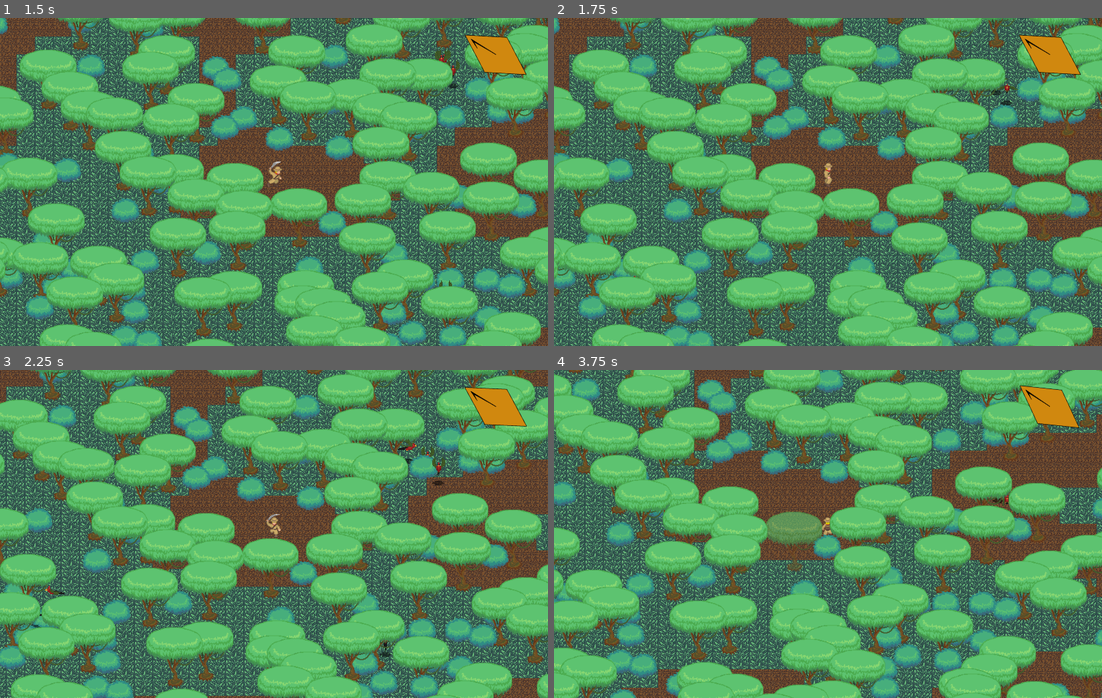
Above: before the commit, frames 1-4 (two rows, left to right).
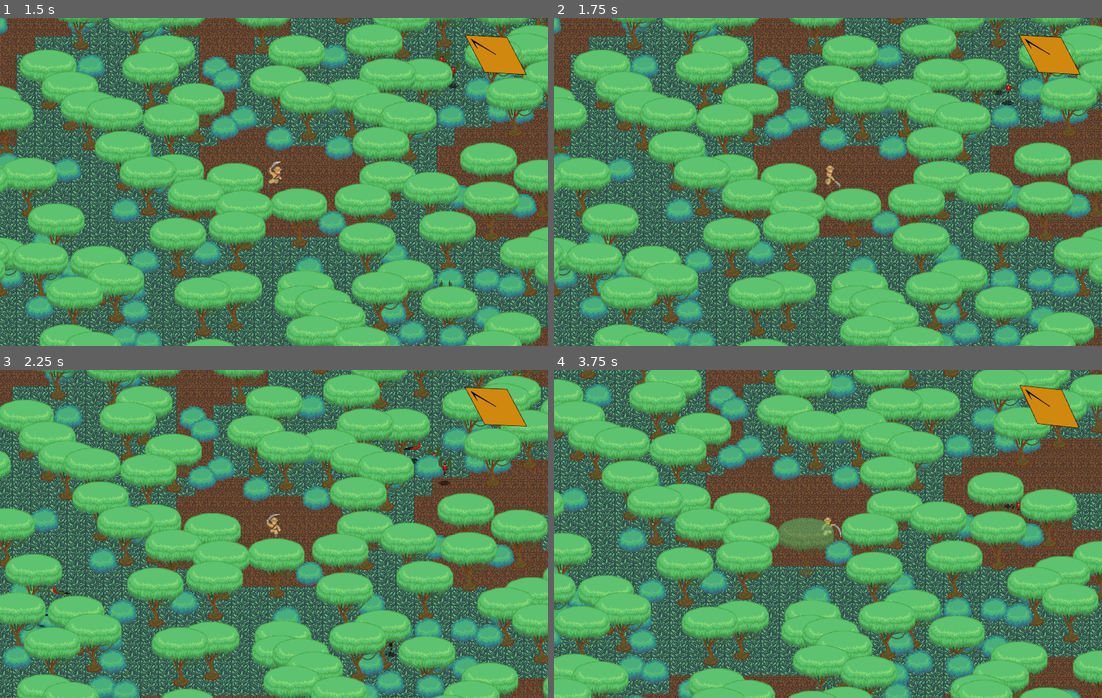
Above: after the commit, the same moments.

Repository: gamkedo-la/Jungle-Adventure
Game: Godot game, scene res://StartMenu.tscn
Two runs of this game, one before a commit and one after it. Both use one fixed random seed, a clock stepped at 60 frames per second and the inputs below.
Inputs:
- Up to frame 1 (1.5 s): click "PLAY" at 0.5 s; hold Right (ui_right) from 1.28 s (still down); tap C (action) at 1.35 s
- Up to frame 2 (1.75 s): keep holding Right (ui_right)
- Up to frame 3 (2.25 s): release Right (ui_right) at 2.03 s; hold Down (ui_down) from 2.03 s (still down); tap C (action) at 2.1 s
- Up to frame 4 (3.75 s): release Down (ui_down) at 2.78 s; hold Right (ui_right) 2.78-3.53 s; tap C (action) at 2.85, 3.6 s; hold Up (ui_up) from 3.53 s (still down)

Frame 1 is identical in both runs. In frame 2, 34% of the frame differs, in the area x 0-100%, y 0-100%; in frame 3, 43%; in frame 4, 60%.

Commit message:
General tuning

Diff:
--- a/Landmarks.tscn
+++ b/Landmarks.tscn
@@ -1,11 +1,11 @@
-[gd_scene load_steps=18 format=2]
+[gd_scene load_steps=19 format=2]
 
 [ext_resource path="res://Room.tscn" type="PackedScene" id=1]
 [ext_resource path="res://Temp_tileset.png" type="Texture" id=2]
 [ext_resource path="res://Landmarks/BurpingClam.tscn" type="PackedScene" id=3]
 [ext_resource path="res://Plant/Temp-Bush.tscn" type="PackedScene" id=4]
 [ext_resource path="res://Plant/Temp-Tree.tscn" type="PackedScene" id=5]
-[ext_resource path="res://Landmarks/PirateShip/pirate-ship.png" type="Texture" id=6]
+[ext_resource path="res://Landmarks/PirateShip/pirate-ship-anim.png" type="Texture" id=6]
 [ext_resource path="res://Effects/Bubbles.tscn" type="PackedScene" id=7]
 
 [sub_resource type="ConvexPolygonShape2D" id=1]
@@ -92,19 +92,36 @@
 resource_local_to_scene = true
 extents = Vector2( 576, 384 )
 
-[sub_resource type="Gradient" id=5]
+[sub_resource type="Animation" id=5]
+resource_name = "Idle"
+length = 3.5
+loop = true
+tracks/0/type = "value"
+tracks/0/path = NodePath("Sprite:frame")
+tracks/0/interp = 1
+tracks/0/loop_wrap = true
+tracks/0/imported = false
+tracks/0/enabled = true
+tracks/0/keys = {
+"times": PoolRealArray( 0, 0.6, 1.1, 2, 2.5, 3 ),
+"transitions": PoolRealArray( 1, 1, 1, 1, 1, 1 ),
+"update": 1,
+"values": [ 0, 1, 2, 3, 4, 5 ]
+}
+
+[sub_resource type="Gradient" id=6]
 colors = PoolColorArray( 1, 1, 1, 1, 1, 1, 1, 0.00392157 )
 
-[sub_resource type="GradientTexture" id=6]
-gradient = SubResource( 5 )
-
-[sub_resource type="Curve" id=7]
+[sub_resource type="GradientTexture" id=7]
+gradient = SubResource( 6 )
+
+[sub_resource type="Curve" id=8]
 _data = [ Vector2( 0.00757576, 0.0818182 ), 0.0, 0.0, 0, 0, Vector2( 1, 0.322727 ), 0.0, 0.0, 0, 0 ]
 
-[sub_resource type="CurveTexture" id=8]
-curve = SubResource( 7 )
-
-[sub_resource type="ParticlesMaterial" id=9]
+[sub_resource type="CurveTexture" id=9]
+curve = SubResource( 8 )
+
+[sub_resource type="ParticlesMaterial" id=10]
 emission_shape = 2
 emission_box_extents = Vector3( 1.16, 1, 1 )
 flag_disable_z = true
@@ -142,7 +159,7 @@
 shape = SubResource( 4 )
 
 [node name="BurpingClam" parent="0/ForMemberBranch" index="0" instance=ExtResource( 3 )]
-position = Vector2( 609.072, 272.901 )
+position = Vector2( 574.149, 355.446 )
 
 [node name="Temp-Tree" parent="0/ForMemberBranch" index="1" instance=ExtResource( 5 )]
 position = Vector2( 163.79, 617.361 )
@@ -313,17 +330,22 @@
 position = Vector2( 750.1, 69.9245 )
 scale = Vector2( 2.5, 2.3 )
 texture = ExtResource( 6 )
+hframes = 6
+frame = 4
+
+[node name="AnimationPlayer" type="AnimationPlayer" parent="3/ForMemberBranch/Ship"]
+anims/Idle = SubResource( 5 )
 
 [node name="Particles2D" parent="3/ForMemberBranch/Ship" instance=ExtResource( 7 )]
 position = Vector2( 887.83, 286.055 )
 amount = 1
-process_material = SubResource( 9 )
+process_material = SubResource( 10 )
 
 [node name="StaticBody2D" type="StaticBody2D" parent="3/ForMemberBranch/Ship"]
 
 [node name="CollisionShape2D" type="CollisionShape2D" parent="3/ForMemberBranch/Ship/StaticBody2D"]
 position = Vector2( 755.722, 264.451 )
-shape = SubResource( 10 )
+shape = SubResource( 11 )
 
 [node name="Temp-Tree" parent="3/ForMemberBranch" index="1" instance=ExtResource( 5 )]
 position = Vector2( 1068.47, 609.743 )
--- a/Landmarks/BurpingClam.tscn
+++ b/Landmarks/BurpingClam.tscn
@@ -147,6 +147,10 @@
 "values": [ 1.0, 0.5 ]
 }
 
+[sub_resource type="CapsuleShape2D" id=3]
+radius = 52.5667
+height = 74.9885
+
 [node name="BurpingClam" type="Node2D"]
 script = ExtResource( 2 )
 
@@ -157,6 +161,7 @@
 frame = 9
 
 [node name="Sprite2" type="Sprite" parent="."]
+position = Vector2( 0, -81.1732 )
 texture = ExtResource( 4 )
 hframes = 6
 frame = 1
@@ -167,7 +172,7 @@
 anims/onc = SubResource( 2 )
 
 [node name="ClamBubbles" parent="." instance=ExtResource( 3 )]
-position = Vector2( 9.12205, -40.2715 )
+position = Vector2( 9.12205, -121.445 )
 emitting = false
 amount = 500
 lifetime = 4.43809
@@ -175,13 +180,21 @@
 explosiveness = 0.666628
 
 [node name="ClamBubblesL" parent="." instance=ExtResource( 3 )]
-position = Vector2( -118.953, 10.0816 )
+position = Vector2( -118.953, -71.0916 )
 scale = Vector2( 0.75, 1 )
 emitting = false
 amount = 200
 
 [node name="ClamBubblesR" parent="." instance=ExtResource( 3 )]
-position = Vector2( 100.037, 35.5227 )
+position = Vector2( 100.037, -45.6505 )
 scale = Vector2( 0.65, 0.65 )
 emitting = false
 amount = 200
+
+[node name="Area2D" type="Area2D" parent="."]
+position = Vector2( 0, -81.1732 )
+
+[node name="CollisionShape2D" type="CollisionShape2D" parent="Area2D"]
+position = Vector2( 0.943878, 50.0253 )
+rotation = 1.5708
+shape = SubResource( 3 )
--- a/Plant/Temp-Bush.tscn
+++ b/Plant/Temp-Bush.tscn
@@ -21,10 +21,10 @@
 tracks/0/imported = false
 tracks/0/enabled = true
 tracks/0/keys = {
-"times": PoolRealArray( 0, 7.4, 15, 23.1, 30 ),
-"transitions": PoolRealArray( 1, 1, 1, 1, 1 ),
-"update": 1,
-"values": [ 11, 3, 2, 1, 0 ]
+"times": PoolRealArray( 0, 27.6 ),
+"transitions": PoolRealArray( 1, 1 ),
+"update": 1,
+"values": [ 11, 0 ]
 }
 tracks/1/type = "value"
 tracks/1/path = NodePath("CollisionShape2D:disabled")
@@ -33,10 +33,10 @@
 tracks/1/imported = false
 tracks/1/enabled = true
 tracks/1/keys = {
-"times": PoolRealArray( 7.6, 23.4 ),
+"times": PoolRealArray( 0, 29.1 ),
 "transitions": PoolRealArray( 1, 1 ),
 "update": 1,
-"values": [ false, false ]
+"values": [ true, false ]
 }
 tracks/2/type = "method"
 tracks/2/path = NodePath(".")
@@ -45,7 +45,7 @@
 tracks/2/imported = false
 tracks/2/enabled = true
 tracks/2/keys = {
-"times": PoolRealArray( 7.4 ),
+"times": PoolRealArray( 30 ),
 "transitions": PoolRealArray( 1 ),
 "values": [ {
 "args": [ 1 ],
@@ -59,17 +59,28 @@
 tracks/3/imported = false
 tracks/3/enabled = true
 tracks/3/keys = {
-"times": PoolRealArray( 0, 6.4, 7.4, 7.6, 14, 15, 15.4, 22.1, 23.1, 23.4, 29 ),
-"transitions": PoolRealArray( 1, 0.5, 0.732043, 1, 0.554785, 0.63728, 1, 0.732043, 0.757858, 1, 0.659754 ),
-"update": 0,
-"values": [ Color( 1, 1, 1, 0 ), Color( 1, 1, 1, 1 ), Color( 1, 1, 1, 0 ), Color( 1, 1, 1, 1 ), Color( 1, 1, 1, 1 ), Color( 1, 1, 1, 0 ), Color( 1, 1, 1, 1 ), Color( 1, 1, 1, 1 ), Color( 1, 1, 1, 0 ), Color( 1, 1, 1, 1 ), Color( 1, 1, 1, 1 ) ]
-}
-
-[sub_resource type="AudioStreamRandomPitch" id=7]
+"times": PoolRealArray( 0, 10.1 ),
+"transitions": PoolRealArray( 1, 4 ),
+"update": 0,
+"values": [ Color( 1, 1, 1, 0 ), Color( 1, 1, 1, 1 ) ]
+}
+tracks/4/type = "value"
+tracks/4/path = NodePath("Sprite:scale")
+tracks/4/interp = 1
+tracks/4/loop_wrap = true
+tracks/4/imported = false
+tracks/4/enabled = true
+tracks/4/keys = {
+"times": PoolRealArray( 0, 27.5, 27.6 ),
+"transitions": PoolRealArray( 1, 1, 1 ),
+"update": 0,
+"values": [ Vector2( 1, 1 ), Vector2( 2.5, 2.5 ), Vector2( 2, 2 ) ]
+}
+
+[sub_resource type="AudioStreamRandomPitch" id=4]
 audio_stream = ExtResource( 4 )
 
-[sub_resource type="Animation" id=4]
-resource_name = "Hit 1"
+[sub_resource type="Animation" id=5]
 tracks/0/type = "value"
 tracks/0/path = NodePath("Sprite:frame")
 tracks/0/interp = 1
@@ -121,7 +132,7 @@
 } ]
 }
 
-[sub_resource type="Animation" id=5]
+[sub_resource type="Animation" id=6]
 length = 0.1
 tracks/0/type = "value"
 tracks/0/path = NodePath("Sprite:frame")
@@ -147,8 +158,32 @@
 "update": 1,
 "values": [ false ]
 }
-
-[sub_resource type="CircleShape2D" id=6]
+tracks/2/type = "value"
+tracks/2/path = NodePath("Sprite:scale")
+tracks/2/interp = 1
+tracks/2/loop_wrap = true
+tracks/2/imported = false
+tracks/2/enabled = true
+tracks/2/keys = {
+"times": PoolRealArray( 0.1 ),
+"transitions": PoolRealArray( 1 ),
+"update": 0,
+"values": [ Vector2( 2, 2 ) ]
+}
+tracks/3/type = "value"
+tracks/3/path = NodePath("Sprite:self_modulate")
+tracks/3/interp = 1
+tracks/3/loop_wrap = true
+tracks/3/imported = false
+tracks/3/enabled = true
+tracks/3/keys = {
+"times": PoolRealArray( 0.1 ),
+"transitions": PoolRealArray( 1 ),
+"update": 0,
+"values": [ Color( 1, 1, 1, 1 ) ]
+}
+
+[sub_resource type="CircleShape2D" id=7]
 radius = 29.0
 
 [node name="Temp-Bush" type="StaticBody2D"]
@@ -162,24 +197,22 @@
 scale = Vector2( 2, 2 )
 texture = ExtResource( 1 )
 hframes = 12
-frame = 7
 
 [node name="AnimationPlayer" type="AnimationPlayer" parent="."]
 autoplay = "Idle"
 anims/Grow = SubResource( 3 )
-"anims/Hit 1" = SubResource( 4 )
-anims/Idle = SubResource( 5 )
+"anims/Hit 1" = SubResource( 5 )
+anims/Idle = SubResource( 6 )
 
 [node name="CollisionShape2D" type="CollisionShape2D" parent="."]
-shape = SubResource( 6 )
-disabled = true
+shape = SubResource( 7 )
 
 [node name="Area2D" type="Area2D" parent="."]
 collision_layer = 0
 collision_mask = 8
 
 [node name="CollisionShape2D" type="CollisionShape2D" parent="Area2D"]
-shape = SubResource( 6 )
+shape = SubResource( 7 )
 
 [node name="AudioStreamPlayer2D" type="AudioStreamPlayer2D" parent="."]
 bus = "SFX"
--- a/Plant/Temp-Tree.tscn
+++ b/Plant/Temp-Tree.tscn
@@ -41,36 +41,25 @@
 "update": 1,
 "values": [ true ]
 }
-tracks/2/type = "method"
-tracks/2/path = NodePath(".")
+tracks/2/type = "value"
+tracks/2/path = NodePath("RenderArea2D/CollisionShape2D:disabled")
 tracks/2/interp = 1
 tracks/2/loop_wrap = true
 tracks/2/imported = false
 tracks/2/enabled = true
 tracks/2/keys = {
-"times": PoolRealArray(  ),
-"transitions": PoolRealArray(  ),
-"values": [  ]
+"times": PoolRealArray( 0 ),
+"transitions": PoolRealArray( 1 ),
+"update": 1,
+"values": [ true ]
 }
 tracks/3/type = "value"
-tracks/3/path = NodePath("RenderArea2D/CollisionShape2D:disabled")
+tracks/3/path = NodePath("RenderArea2D/CollisionShape2D2:disabled")
 tracks/3/interp = 1
 tracks/3/loop_wrap = true
 tracks/3/imported = false
 tracks/3/enabled = true
 tracks/3/keys = {
-"times": PoolRealArray( 0 ),
-"transitions": PoolRealArray( 1 ),
-"update": 1,
-"values": [ false ]
-}
-tracks/4/type = "value"
-tracks/4/path = NodePath("RenderArea2D/CollisionShape2D2:disabled")
-tracks/4/interp = 1
-tracks/4/loop_wrap = true
-tracks/4/imported = false
-tracks/4/enabled = true
-tracks/4/keys = {
 "times": PoolRealArray( 0 ),
 "transitions": PoolRealArray( 1 ),
 "update": 1,
@@ -145,10 +134,10 @@
 tracks/1/imported = false
 tracks/1/enabled = true
 tracks/1/keys = {
-"times": PoolRealArray( 0.9 ),
-"transitions": PoolRealArray( 1 ),
-"update": 1,
-"values": [ true ]
+"times": PoolRealArray( 0, 0.5 ),
+"transitions": PoolRealArray( 1, 1 ),
+"update": 1,
+"values": [ false, true ]
 }
 
 [sub_resource type="Animation" id=9]
@@ -177,6 +166,30 @@
 "update": 1,
 "values": [ false ]
 }
+tracks/2/type = "value"
+tracks/2/path = NodePath("RenderArea2D/CollisionShape2D:disabled")
+tracks/2/interp = 1
+tracks/2/loop_wrap = true
+tracks/2/imported = false
+tracks/2/enabled = true
+tracks/2/keys = {
+"times": PoolRealArray( 0 ),
+"transitions": PoolRealArray( 1 ),
+"update": 1,
+"values": [ false ]
+}
+tracks/3/type = "value"
+tracks/3/path = NodePath("RenderArea2D/CollisionShape2D2:disabled")
+tracks/3/interp = 1
+tracks/3/loop_wrap = true
+tracks/3/imported = false
+tracks/3/enabled = true
+tracks/3/keys = {
+"times": PoolRealArray( 0 ),
+"transitions": PoolRealArray( 1 ),
+"update": 1,
+"values": [ false ]
+}
 
 [sub_resource type="Animation" id=10]
 resource_name = "Idle Lv1"
@@ -274,11 +287,9 @@
 scale = Vector2( 2, 2 )
 texture = ExtResource( 1 )
 hframes = 119
-frame = 118
 
 [node name="CollisionShape2D" type="CollisionShape2D" parent="."]
 shape = SubResource( 3 )
-disabled = true
 
 [node name="AnimationPlayer" type="AnimationPlayer" parent="."]
 autoplay = "Idle"
--- a/Player/Player.tscn
+++ b/Player/Player.tscn
@@ -149,7 +149,7 @@
 tracks/1/imported = false
 tracks/1/enabled = true
 tracks/1/keys = {
-"times": PoolRealArray( 0.2 ),
+"times": PoolRealArray( 0.3 ),
 "transitions": PoolRealArray( 1 ),
 "values": [ {
 "args": [  ],
@@ -203,7 +203,7 @@
 tracks/1/imported = false
 tracks/1/enabled = true
 tracks/1/keys = {
-"times": PoolRealArray( 0.2 ),
+"times": PoolRealArray( 0.3 ),
 "transitions": PoolRealArray( 1 ),
 "values": [ {
 "args": [  ],
@@ -257,7 +257,7 @@
 tracks/1/imported = false
 tracks/1/enabled = true
 tracks/1/keys = {
-"times": PoolRealArray( 0.2 ),
+"times": PoolRealArray( 0.3 ),
 "transitions": PoolRealArray( 1 ),
 "values": [ {
 "args": [  ],
@@ -311,7 +311,7 @@
 tracks/1/imported = false
 tracks/1/enabled = true
 tracks/1/keys = {
-"times": PoolRealArray( 0.2 ),
+"times": PoolRealArray( 0.3 ),
 "transitions": PoolRealArray( 1 ),
 "values": [ {
 "args": [  ],
@@ -568,7 +568,7 @@
 scale = Vector2( 2, 2 )
 texture = ExtResource( 1 )
 hframes = 64
-frame = 1
+frame = 2
 
 [node name="CollisionShape2D" type="CollisionShape2D" parent="."]
 position = Vector2( 0, 5 )
Not shown: 1 places in Landmarks.tscn that only renumber resources
Not shown: 1 places in Landmarks/BurpingClam.tscn that only renumber resources
Not shown: 1 places in Plant/Temp-Bush.tscn that only renumber resources
